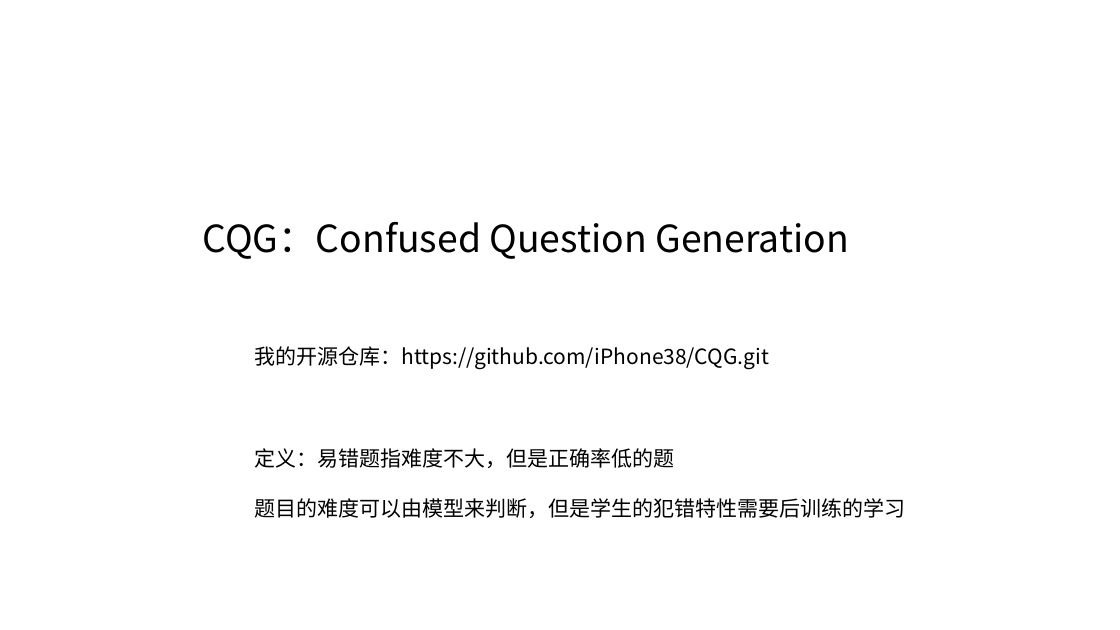
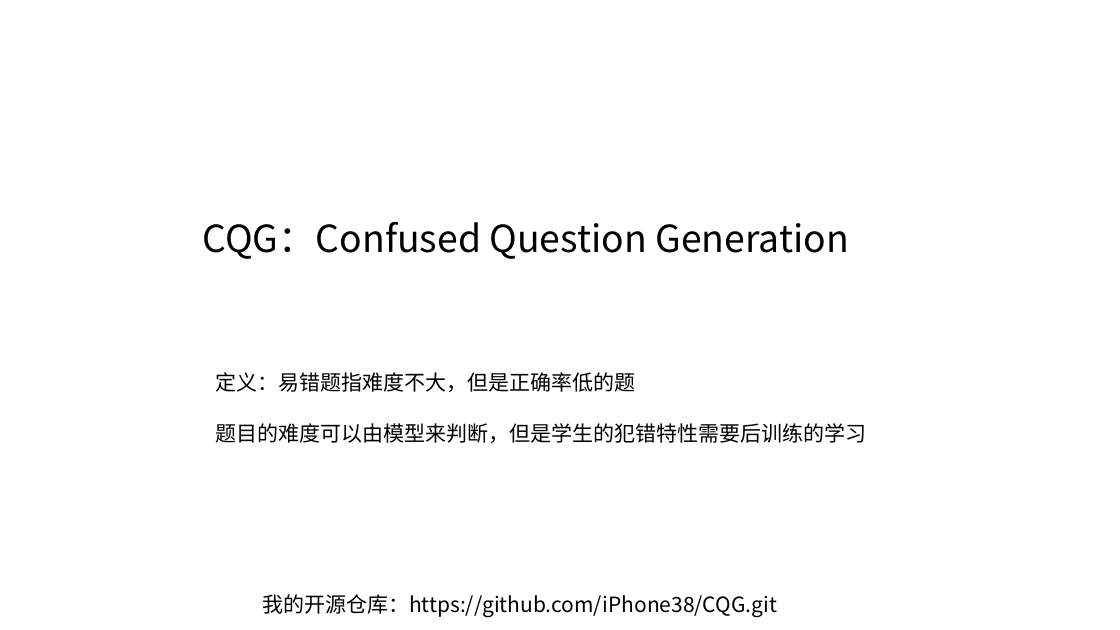
Before and after one commit to iPhone38/CQG, a slide deck: slide 1 of CQG.pptx. Drawn at 1120x630 pixels with LibreOffice and Linux fonts; fonts in the diff are those of the drawing. Boxes give left, top, right and bottom in pixels: in the first picture for what was removed or moved away, otherwise in the second. Text is boxed around its words. In the diff, an @@ line names an element or a change of style, - is before the commit and + after.

```diff
--- a/CQG.pptx
+++ b/CQG.pptx
@@ text "定义：易错题指难度不大，但是正确率低的题": place and size @@
-text "定义：易错题指难度不大，但是正确率低的题" at (254,448,905,518)
+text "定义：易错题指难度不大，但是正确率低的题" at (216,372,867,443)
@@ text "我的开源仓库：https://github.com/iPhone38/CQG.git": place and size @@
-text "我的开源仓库：https://github.com/iPhone38/CQG.git" at (254,346,769,370)
+text "我的开源仓库：https://github.com/iPhone38/CQG.git" at (262,594,777,618)
```
Also in this commit, not shown: 3 slides added.
